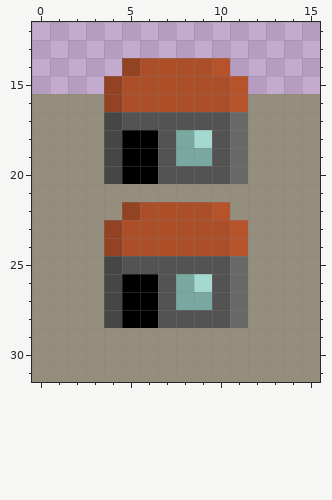
Pixel-art sprite: apocalypse/core/assets/starsystem/city/Decoration01.png. Above is the file before it was changed.
The file is 16x32 pixels. Shown: x 0..15, y 12..31.
After:
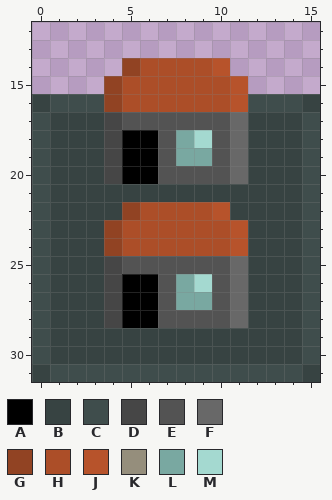
Palette (. is transparent): A #000000  B #374342  C #3f4d4c  D #464646  E #535353  F #686868  G #914323  H #ac4e28  J #b7532b  K #958e7c  L #79a8a1  M #a4d9d0
What changed:
Colour K gives way to colour B in row 16 at x 0 and 15; in rows 17 to 20 at x 1 to 3 and 12 to 14; in row 21 at x 1 to 14; in row 22 at x 1 to 4 and 11 to 14; in rows 23 to 28 at x 1 to 3 and 12 to 14; in rows 29 to 30 at x 1 to 14.
Colour K gives way to colour B in row 31 at x 0 and 15.
Colour K gives way to colour C in row 16 at x 1 to 3 and 12 to 14; in rows 17 to 30 at x 0 and 15; in row 31 at x 1 to 14.
Boxes around the changes in both pictures, in picture pixels (x1, y1, x2, y2):
changed: (32, 94, 320, 382)
